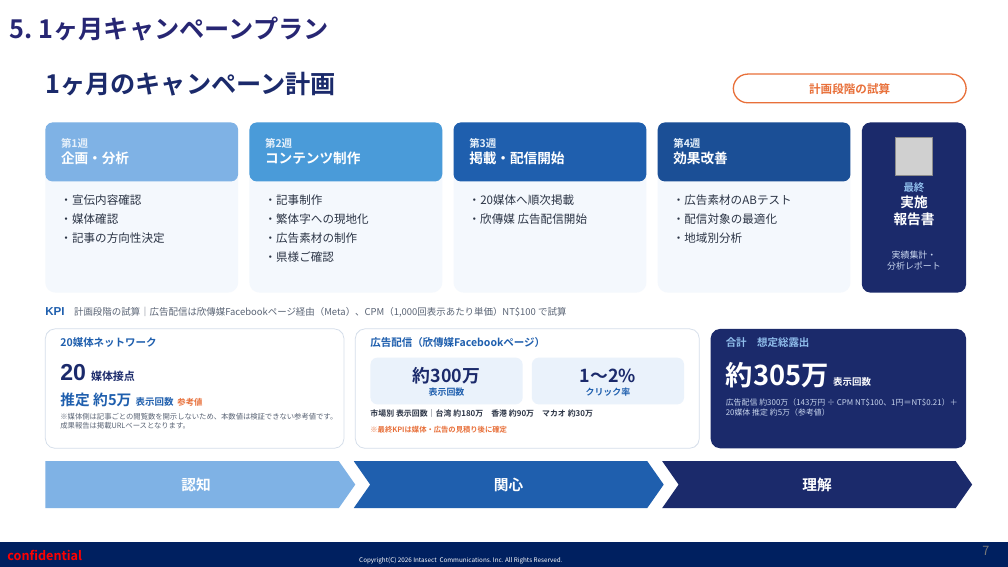
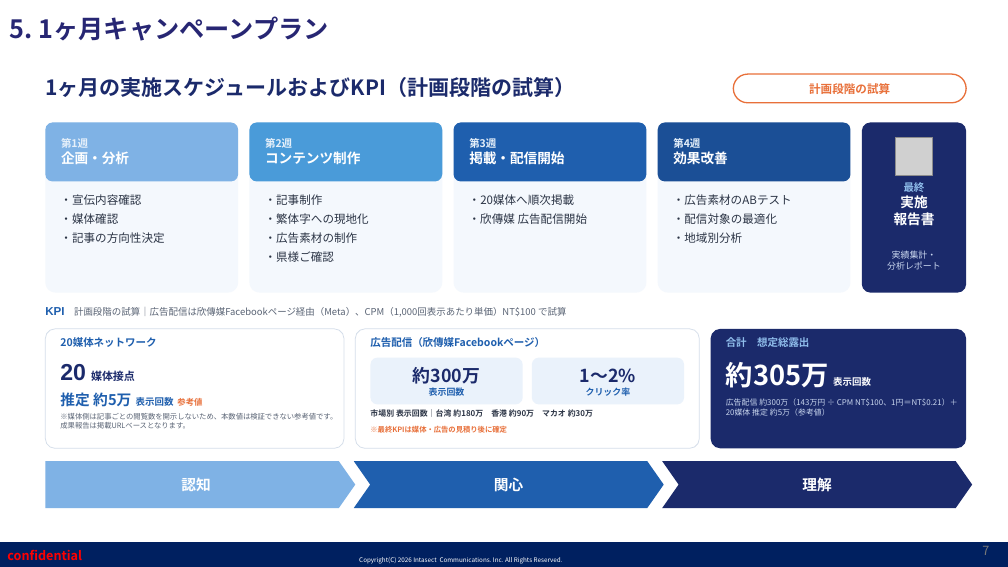
Before and after one commit to shelleychenyi/proposal, a slide deck: slide 7 of 神奈川縣/【インタセクト】神奈川県様_台湾・香港・マカオ向け2027年年始観光マナー啓発プロモーション_202609.pptx. Drawn at 1008x567 pixels with LibreOffice and Linux fonts; fonts in the diff are those of the drawing; grey boxes stand for pictures; background and template pictures are left out. Boxes give left, top, right and bottom in pixels: in the first picture for what was removed or moved away, otherwise in the second. Text is boxed around its words. In the diff, an @@ line names an element or a change of style, - is before the commit and + after.

```diff
--- a/神奈川縣/【インタセクト】神奈川県様_台湾・香港・マカオ向け2027年年始観光マナー啓発プロモーション_202609.pptx
+++ b/神奈川縣/【インタセクト】神奈川県様_台湾・香港・マカオ向け2027年年始観光マナー啓発プロモーション_202609.pptx
@@ text at [45, 77, 575, 97]: text changed; size 24 to 20 pt @@
-1ヶ月のキャンペーン計画
+1ヶ月の実施スケジュールおよびKPI（計画段階の試算）
@@ text "1ヶ月の実施スケジュールおよびKPI（計画段階の試算）" at [45, 77, 575, 97]: vertical alignment top to middle @@
```
Also in this commit, not shown: 5 other slides changed, 1 other file.
